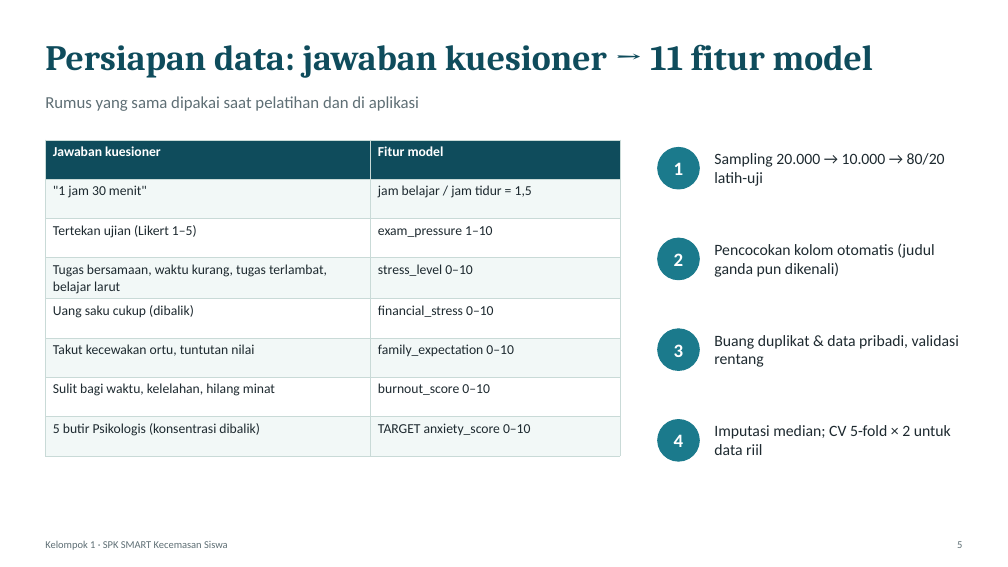
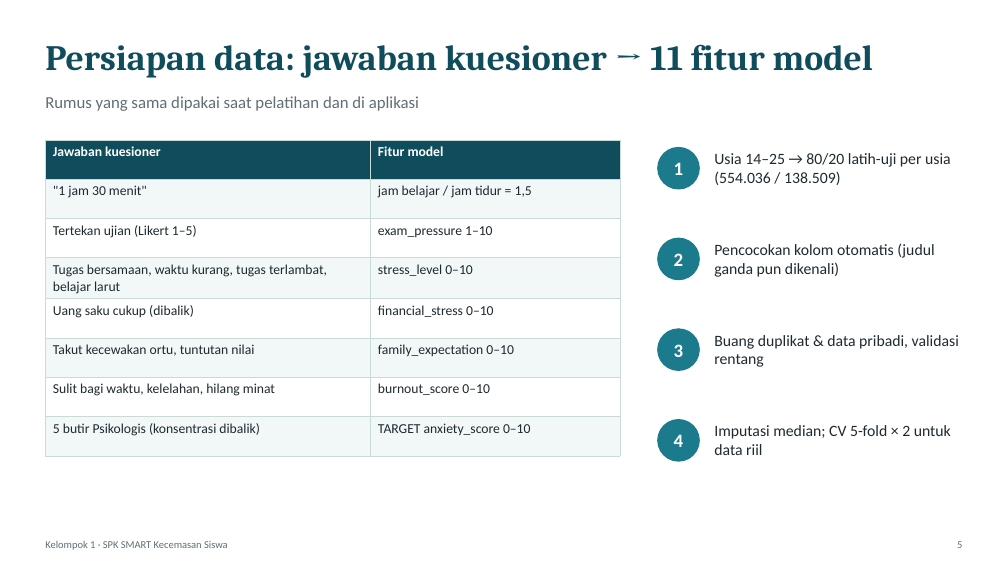
Before and after one commit to UKRIDA-Developer-Team/SIMBULL-SMART, a slide deck: slide 5 of deliverables/ppt/Presentasi-SPK-SMART-Kecemasan.pptx. Drawn at 1008x567 pixels with LibreOffice and Linux fonts; fonts in the diff are those of the drawing. Boxes give left, top, right and bottom in pixels: in the first picture for what was removed or moved away, otherwise in the second. Text is boxed around its words. In the diff, an @@ line names an element or a change of style, - is before the commit and + after.

```diff
--- a/deliverables/ppt/Presentasi-SPK-SMART-Kecemasan.pptx
+++ b/deliverables/ppt/Presentasi-SPK-SMART-Kecemasan.pptx
@@ text at box(714, 153, 951, 185): text changed @@
-Sampling 20.000 → 10.000 → 80/20 latih-uji
+Usia 14–25 → 80/20 latih-uji per usia (554.036 / 138.509)
```
Also in this commit, not shown: 7 other slides changed, 14 other files.
